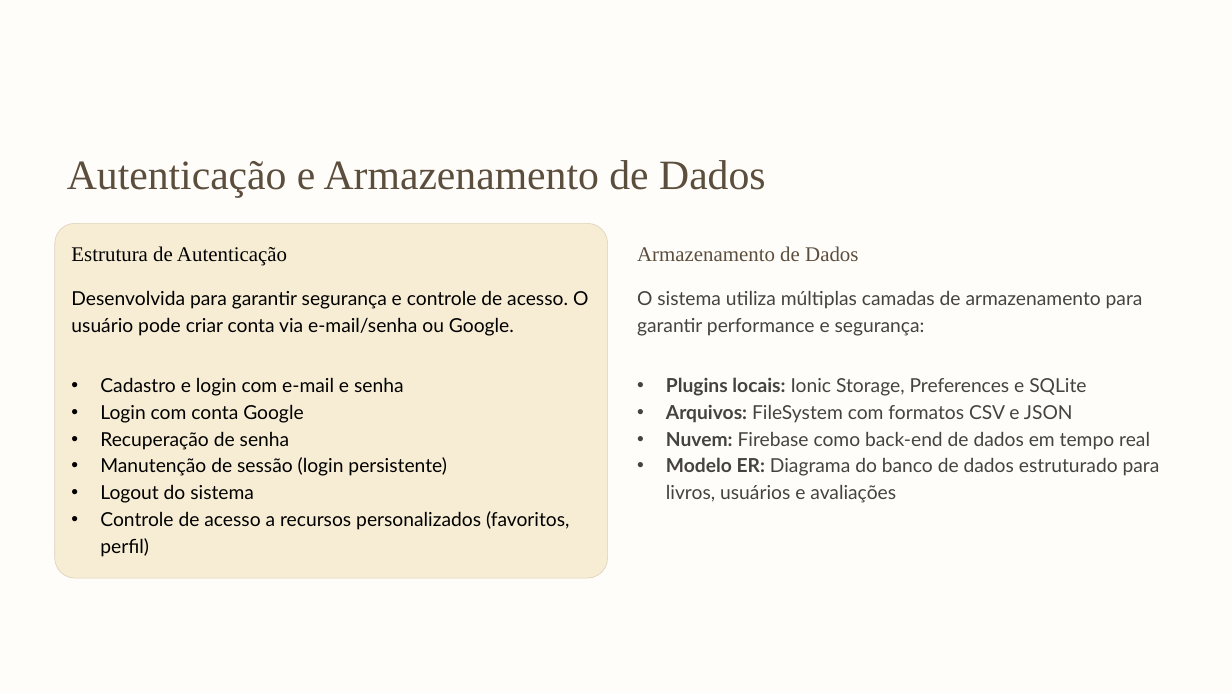
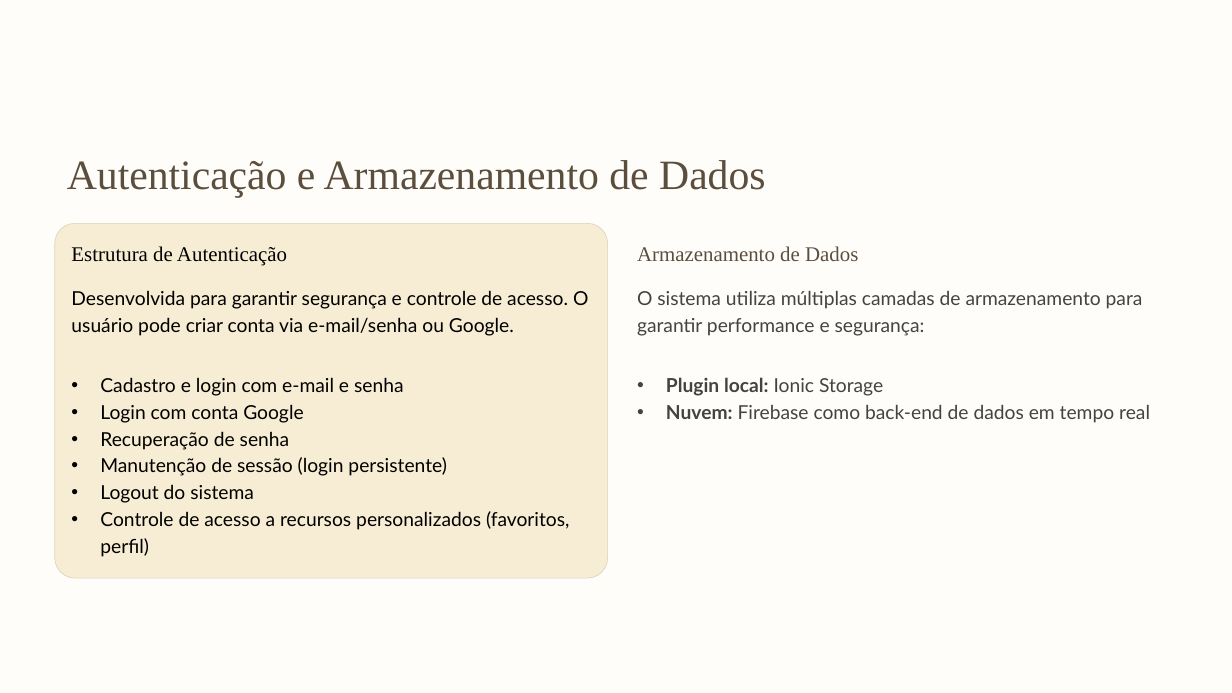
Before and after one commit to Daniel-Brevess/Plot, a slide deck: slide 8 of Documentation/Slide app Rpojeto Plot V2.pptx. Drawn at 1232x693 pixels with LibreOffice and Linux fonts; fonts in the diff are those of the drawing; background and template pictures are left out. Boxes give left, top, right and bottom in pixels: in the first picture for what was removed or moved away, otherwise in the second. Text is boxed around its words. In the diff, an @@ line names an element or a change of style, - is before the commit and + after.

```diff
--- a/Documentation/Slide app Rpojeto Plot V2.pptx
+++ b/Documentation/Slide app Rpojeto Plot V2.pptx
@@ text at <box>666,377,883,396</box>: text changed; bold on @@
-• Plugins locais: Ionic Storage, Preferences e SQLite
-• Arquivos: FileSystem com formatos CSV e JSON
+• Plugin local: Ionic Storage
@@ text at <box>666,457,1160,503</box>: paragraph removed @@
-• Modelo ER: Diagrama do banco de dados estruturado para livros, usuários e avaliações
```
Also in this commit, not shown: 5 other slides changed, 6 other files.
